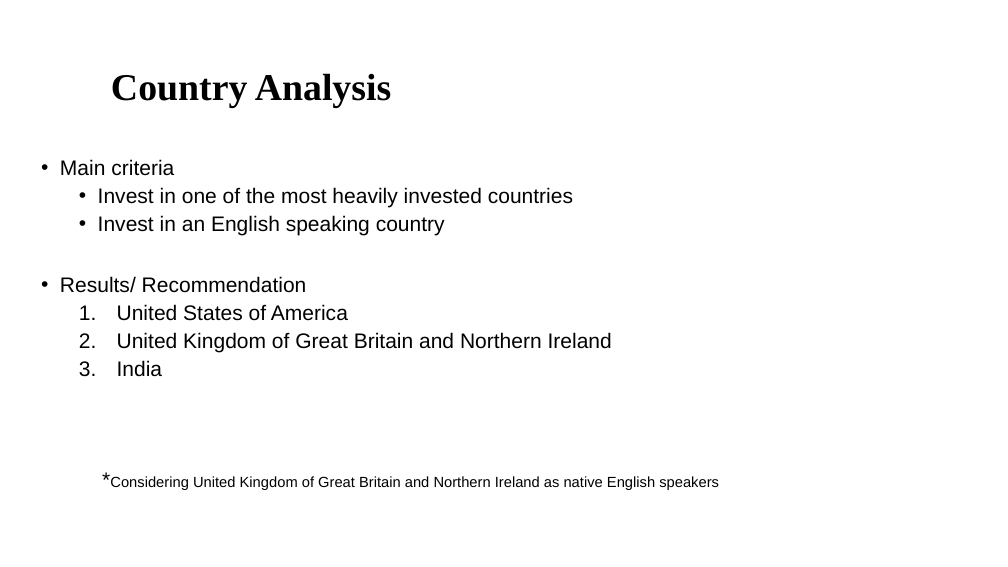
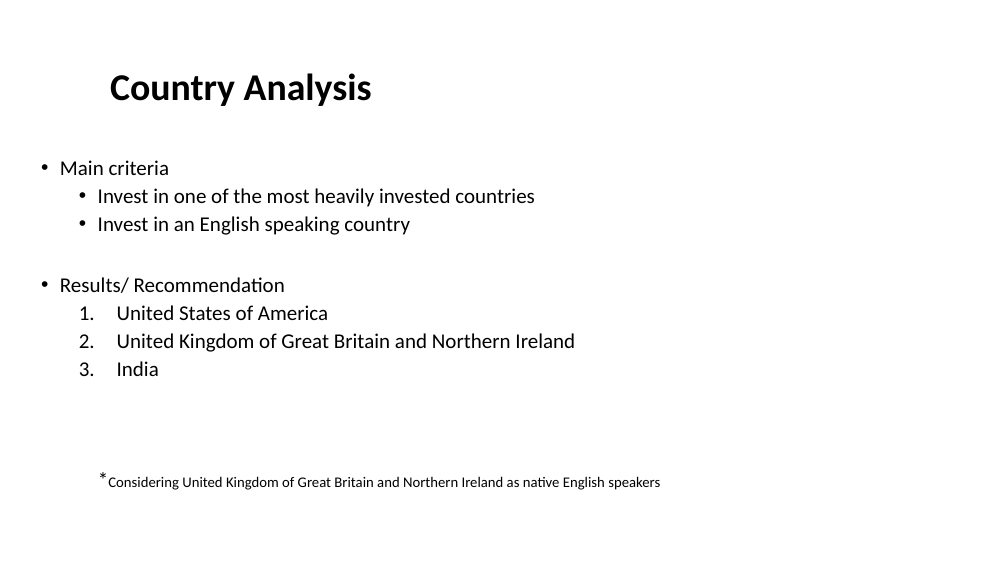
Before and after one commit to sureshballa/data-science-projects, a slide deck: slide 5 of Investment-case-study-group-project/Spark Funds Presentation - V2.pptx. Drawn at 1008x567 pixels with LibreOffice and Linux fonts; fonts in the diff are those of the drawing; background and template pictures are left out. Boxes give left, top, right and bottom in pixels: in the first picture for what was removed or moved away, otherwise in the second. Text is boxed around its words. In the diff, an @@ line names an element or a change of style, - is before the commit and + after.

Commit message:
Final updates to slide deck and R code to include top 2 primary sectors within each Others main sector for all three countries

```diff
--- a/Investment-case-study-group-project/Spark Funds Presentation - V2.pptx
+++ b/Investment-case-study-group-project/Spark Funds Presentation - V2.pptx
@@ title "Country Analysis" at (110, 73, 372, 106): font Times New Roman to Calibri @@
@@ text "Main criteria" at (60, 160, 660, 490): font Arial to Calibri @@
```
Also in this commit, not shown: 9 other slides changed, 2 other files.
